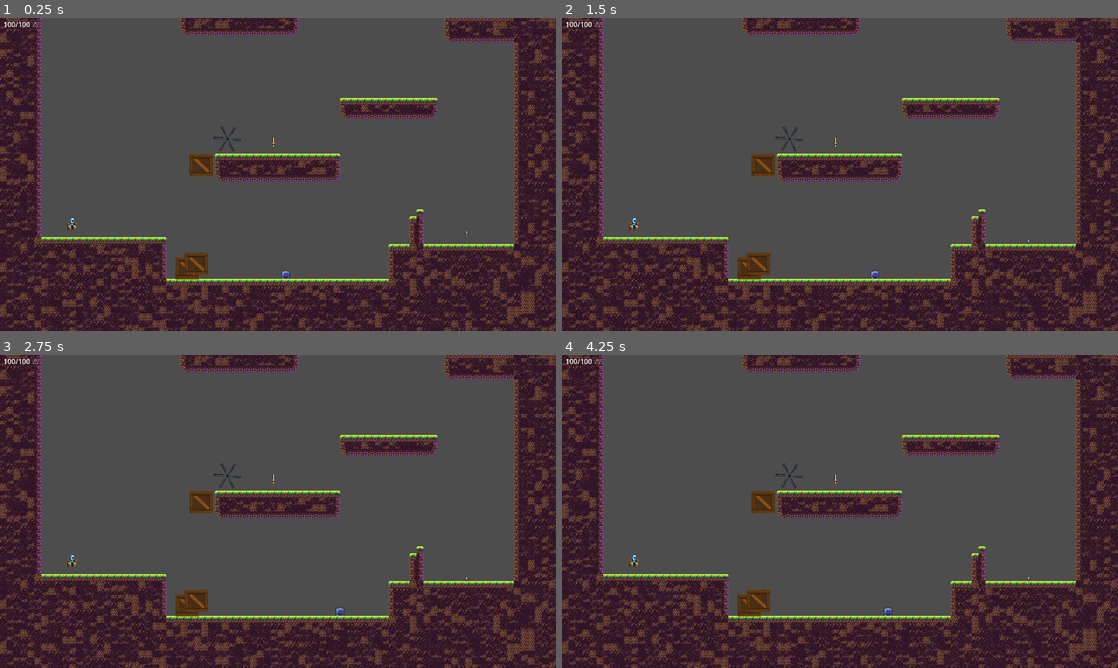
Above: before the commit, frames 1-4 (two rows, left to right).
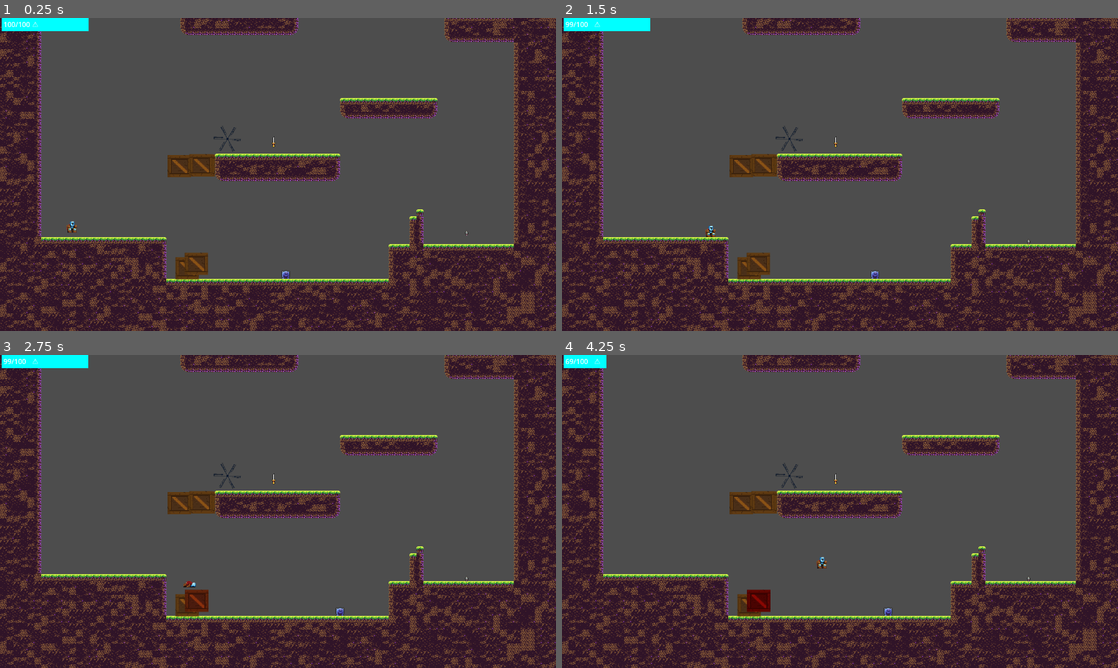
Above: after the commit, the same moments.

Repository: AcoMat/unq-idv-boss-2025
Game: Godot game, scene res://main.tscn
Two runs of this game, one before a commit and one after it. Both use one fixed random seed, a clock stepped at 60 frames per second and the inputs below.
Inputs (mouse positions are in pixels of both pictures, inside the frame that each line leads up to):
- Up to frame 1 (0.25 s): no input
- Up to frame 2 (1.5 s): tap Enter (ui_accept) at 0.5, 1.25 s; move the mouse to (962, 158) at 0.52 s; hold D (move_right) from 0.53 s (still down); click (962, 158) at 0.6 s; tap Space (jump) at 0.77 s; move the mouse to (728, 190) at 1.27 s; tap 1 at 1.35 s
- Up to frame 3 (2.75 s): tap Space (jump) at 1.52 s; move the mouse to (333, 442) at 2.02 s; release D (move_right) at 2.03 s; hold A (move_left) from 2.03 s (still down); hold 2 from 2.03 s (still down)
- Up to frame 4 (4.25 s): tap Enter (ui_accept) at 2.75 s; move the mouse to (812, 574) at 2.77 s; release A (move_left) at 2.78 s; release 2 at 2.78 s; hold D (move_right) from 2.78 s (still down); tap 3 at 2.85 s; tap Space (jump) at 3.02, 3.77 s; move the mouse to (1006, 558) at 3.52 s; click (1006, 558) at 3.6 s

The runs differ from the first frame. In frame 1, 1.0% of the frame differs, in the area x 0-39%, y 0-69%; in frame 2, 1.1%; in frame 3, 1.2%, in the area x 0-39%, y 0-82%; in frame 4, 1.0%.
Error before the commit: Parse Error: Function "apply_wind_forces()" not found in base self. (res://scenes/player/player.gd:96)

Commit message:
fix player

Diff:
--- a/main.tscn
+++ b/main.tscn
@@ -18,7 +18,6 @@
 
 [node name="Main" type="Node2D"]
 
-
 [node name="BreakablePlatform" parent="." instance=ExtResource("1_5vw27")]
 position = Vector2(442, 264)
 
@@ -32,7 +31,6 @@
 weapon = ExtResource("5_efxa6")
 
 [node name="fan" parent="." instance=ExtResource("5_4c57u")]
-
 position = Vector2(515, 202)
 
 [node name="BreakablePlatform2" parent="." instance=ExtResource("1_5vw27")]
@@ -56,8 +54,8 @@
 
 [node name="StaminaUi" parent="." instance=ExtResource("9_kek77")]
 
-[node name="BreakablePlatform" parent="." instance=ExtResource("1_5vw27")]
+[node name="BreakablePlatform4" parent="." instance=ExtResource("1_5vw27")]
 position = Vector2(426, 490)
 
-[node name="BreakablePlatform2" parent="." instance=ExtResource("1_5vw27")]
+[node name="BreakablePlatform5" parent="." instance=ExtResource("1_5vw27")]
 position = Vector2(437, 263)
--- a/scenes/player/player.gd
+++ b/scenes/player/player.gd
@@ -158,7 +158,6 @@
 
 	# INICIAR carga si presiona salto
 	if Input.is_action_just_pressed("jump") and can_start_charging:
-
 		is_charging_jump = true
 		is_control_enabled = false
 		jump_charge_time = 0.0
@@ -166,7 +165,6 @@
 
 	# CONTINUAR cargando mientras mantiene presionado
 	if is_charging_jump and Input.is_action_pressed("jump") and is_on_floor():
-
 		# Incrementar tiempo de carga
 		jump_charge_time += delta
 
@@ -188,7 +186,6 @@
 			stamina_depleted.emit()
 			execute_timed_jump()
 			return
-
 
 		# Mantener quieto mientras carga
 		velocity.x = 0
@@ -204,11 +201,9 @@
 	# ===================================
 	# SALTO SIN STAMINA (igual que antes)
 	# ===================================
-
 	if Input.is_action_just_pressed("jump") and is_on_floor() and (current_stamina < base_stamina_cost or is_stamina_depleted):
 		velocity.y = -min_jump_force * 0.3
 		can_double_jump = false
-
 		return
 
 	# ===================================
@@ -217,7 +212,6 @@
 	if not is_charging_jump and not is_on_floor():
 		if Input.is_action_just_pressed("jump") and can_double_jump:
 			attempt_double_jump()
-
 
 # ===================================
 # NUEVAS FUNCIONES - AGREGAR ESTAS
@@ -261,7 +255,6 @@
 	if not is_charging_jump:
 		return 0.0
 	return clamp(jump_charge_time / max_charge_time, 0.0, 1.0)
-
 
 func execute_charged_jump():
 	# Resetear flags
@@ -408,18 +401,27 @@
 # ===================================
 
 # ===================================
-
-
-
+# INTERACCIÓN CON VENTILADOR
+# ===================================
+func apply_wind_forces(delta: float):
+	"""Aplicar fuerzas de viento como velocidad adicional"""
+
+	# El viento se desvanece gradualmente cuando no hay ventiladores
+	wind_velocity *= wind_decay_rate
+
+	# Si el viento es muy pequeño, eliminarlo
+	if wind_velocity.length() < 1.0:
+		wind_velocity = Vector2.ZERO
 
 	# Sumar viento a la velocidad final CON MULTIPLICADOR
 	velocity += wind_velocity * delta * 10.0  # ⭐ MULTIPLICADOR x10
 
 # MODIFICAR las funciones de interacción con ventilador:
 # NUEVA función para que el ventilador aplique viento:
-
 func add_wind_force(force: Vector2):
+	"""Agregar fuerza de viento (llamado por el ventilador)"""
 	wind_velocity += force
+
 	# Limitar viento máximo
 	if wind_velocity.length() > max_wind_velocity:
 		wind_velocity = wind_velocity.normalized() * max_wind_velocity
